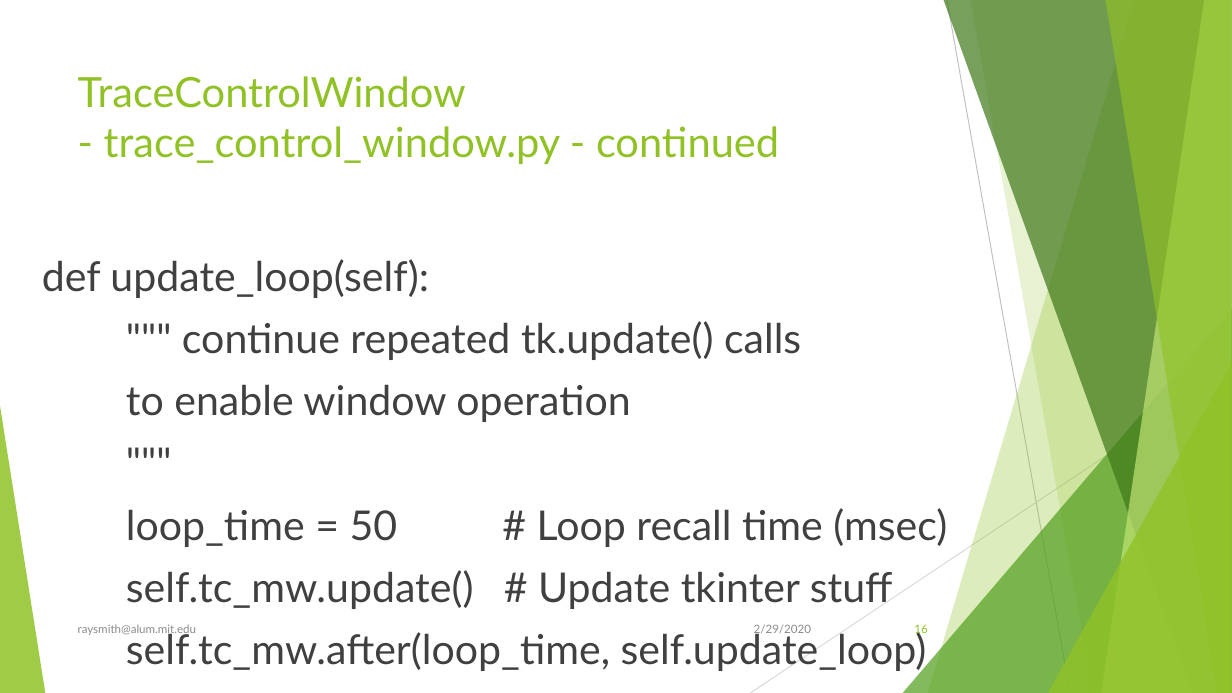
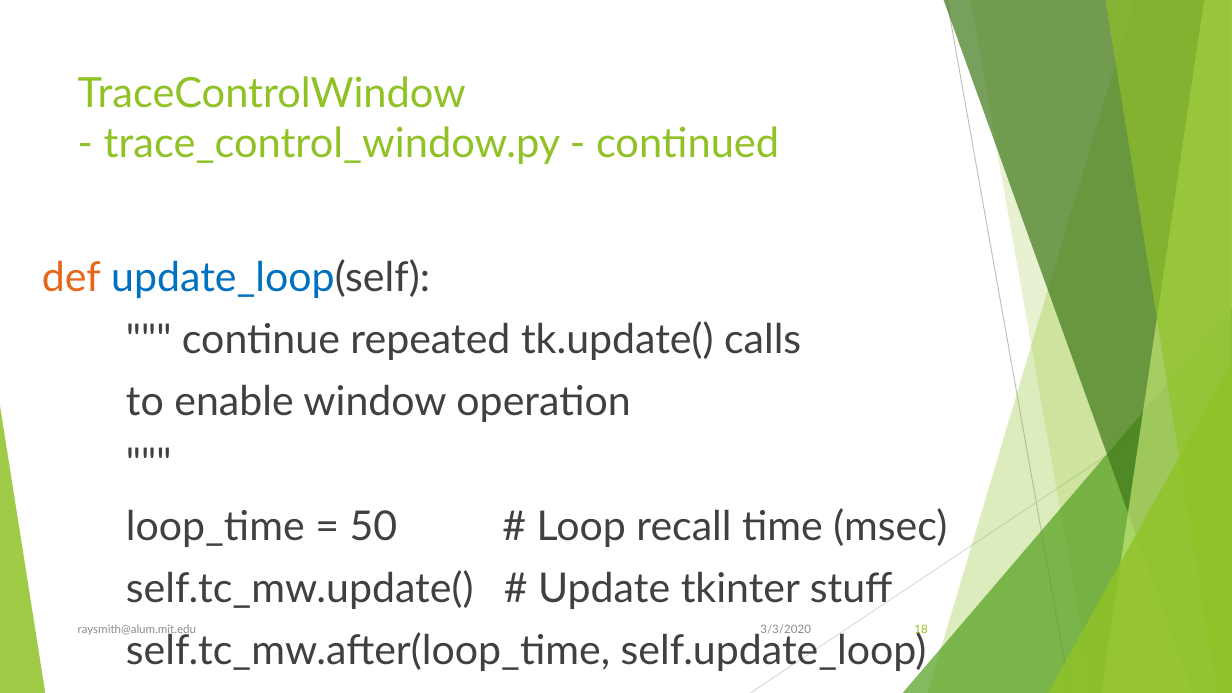
Before and after one commit to raysmith619/resource_lib, a slide deck: slide 18 of Docs/Program_Logging_Tracing.pptx (slide 16 before the commit). Drawn at 1232x693 pixels with LibreOffice and Linux fonts; fonts in the diff are those of the drawing. Boxes give left, top, right and bottom in pixels: in the first picture for what was removed or moved away, otherwise in the second. Text is boxed around its words. In the diff, an @@ line names an element or a change of style, - is before the commit and + after.

```diff
--- a/Docs/Program_Logging_Tracing.pptx
+++ b/Docs/Program_Logging_Tracing.pptx
@@ text at bbox=[42, 259, 430, 298]: text colour #404040 to #E76618 in "def"; text colour #404040 to #0070C0 in "update_loop(self):" @@
@@ text at bbox=[760, 624, 811, 634]: text changed @@
-2/29/2020
+3/3/2020
```
Also in this commit, not shown: 16 other slides changed, 2 slides added.
